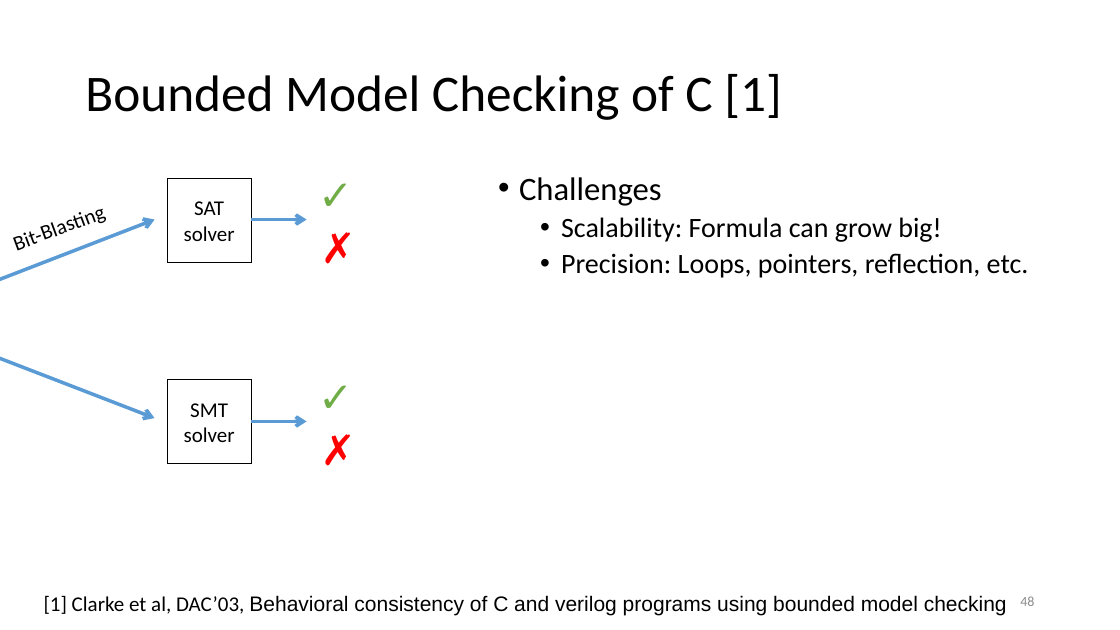
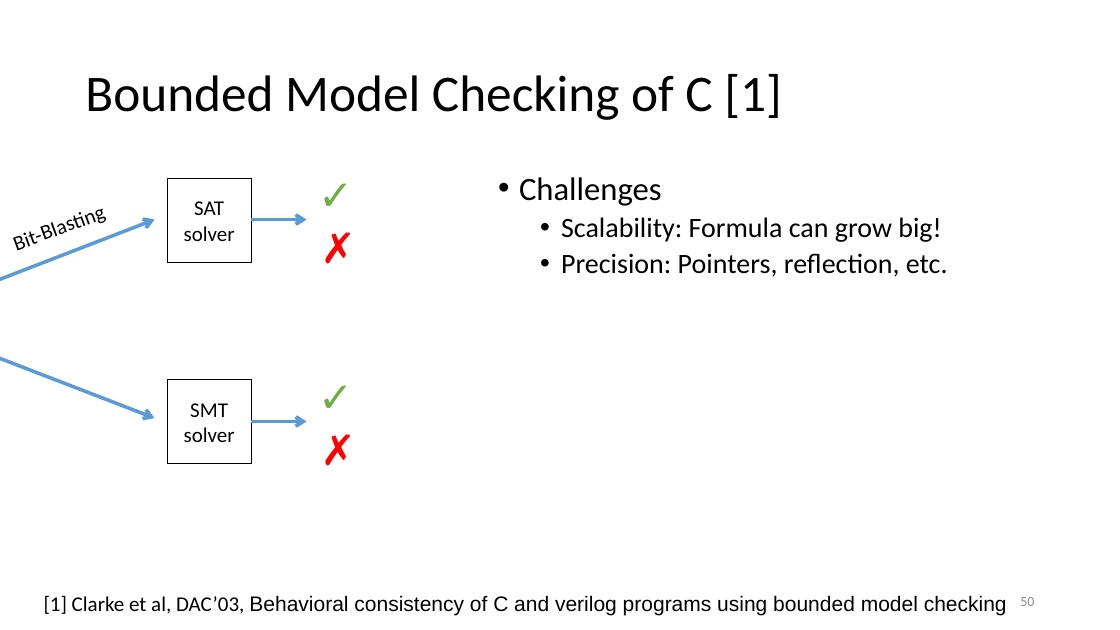
Before and after one commit to damorim/model-checking-tutorial, a slide deck: slide 50 of Program-Model-Checking.pptx (slide 48 before the commit). Drawn at 1120x630 pixels with LibreOffice and Linux fonts; fonts in the diff are those of the drawing. Boxes give left, top, right and bottom in pixels: in the first picture for what was removed or moved away, otherwise in the second. Text is boxed around its words. In the diff, an @@ line names an element or a change of style, - is before the commit and + after.

```diff
--- a/Program-Model-Checking.pptx
+++ b/Program-Model-Checking.pptx
@@ text at [561,253,948,277]: text changed @@
-  • Precision: Loops, pointers, reflection, etc.
+  • Precision: Pointers, reflection, etc.
@@ page number at [1020,597,1034,606]: text changed @@
-48
+50
```
Also in this commit, not shown: 9 other slides changed, 3 slides added, 1 slide removed.
